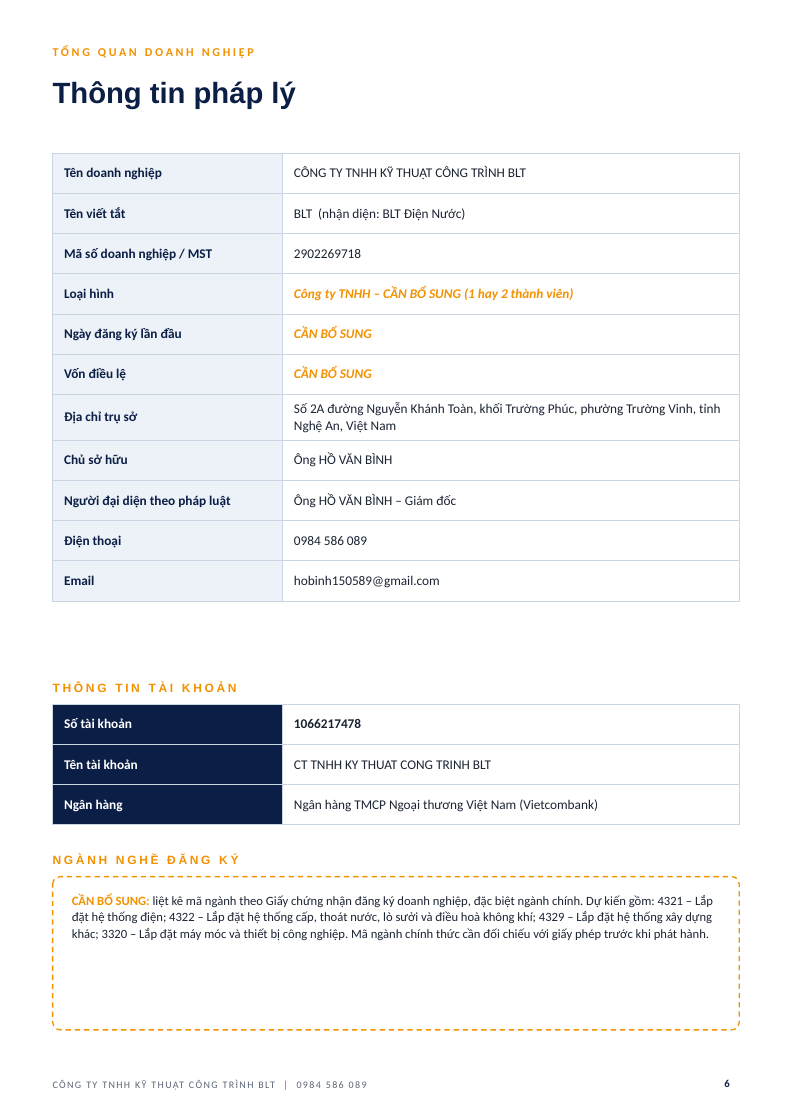
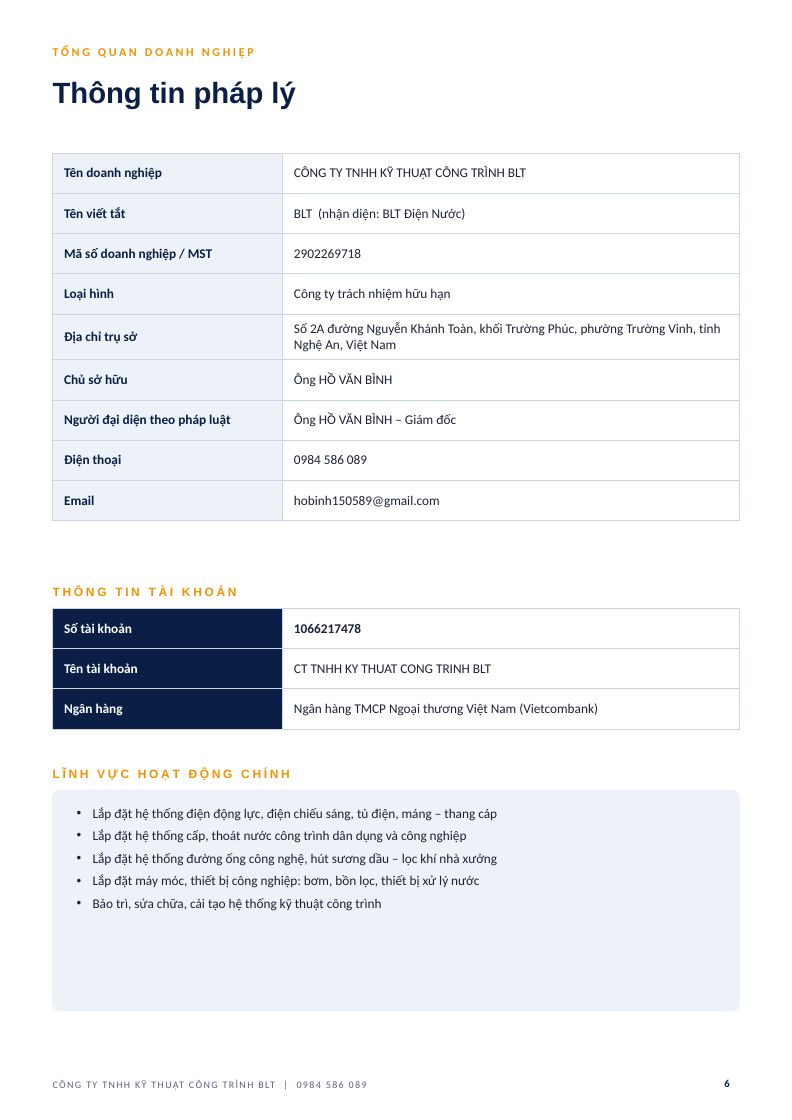
Before and after one commit to haquyenkl2-sys/C-NG-TY-CP-TH-NG-M-I-T-NG-H-P-MINH-PH-T, a slide deck: slide 6 of ho-so-nang-luc-BLT/HO_SO_NANG_LUC_BLT.pptx. Drawn at 792x1120 pixels with LibreOffice and Linux fonts; fonts in the diff are those of the drawing; background and template pictures are left out. Boxes give left, top, right and bottom in pixels: in the first picture for what was removed or moved away, otherwise in the second. Text is boxed around its words. In the diff, an @@ line names an element or a change of style, - is before the commit and + after.

```diff
--- a/ho-so-nang-luc-BLT/HO_SO_NANG_LUC_BLT.pptx
+++ b/ho-so-nang-luc-BLT/HO_SO_NANG_LUC_BLT.pptx
@@ table at (x1=53, y1=153, x2=739, y2=512) @@
-row 4: Loại hình | Công ty TNHH – CẦN BỔ SUNG (1 hay 2 thành viên)
-row 5: Ngày đăng ký lần đầu | CẦN BỔ SUNG
-row 6: Vốn điều lệ | CẦN BỔ SUNG
+row 4: Loại hình | Công ty trách nhiệm hữu hạn
@@ text "THÔNG TIN TÀI KHOẢN" moved from (x1=53, y1=682, x2=237, y2=692) to (x1=53, y1=587, x2=237, y2=596) @@
@@ table moved from (x1=53, y1=704, x2=739, y2=816) to (x1=53, y1=608, x2=739, y2=720) @@
@@ text at (x1=53, y1=769, x2=290, y2=780): text changed @@
-NGÀNH NGHỀ ĐĂNG KÝ
+LĨNH VỰC HOẠT ĐỘNG CHÍNH
@@ rounded rectangle resized from (x1=53, y1=876, x2=739, y2=1030) to (x1=53, y1=790, x2=739, y2=1010) @@
@@ rounded rectangle at (x1=53, y1=790, x2=739, y2=1010): fill #FFFFFF to #EDF2F8; outline #F39200 1 pt dashed to #EDF2F8 1 pt; proportions changed @@
@@ text at (x1=93, y1=807, x2=497, y2=911): text changed; size 9.5 to 10 pt @@
-CẦN BỔ SUNG: liệt kê mã ngành theo Giấy chứng nhận đăng ký doanh nghiệp, đặc biệt ngành chính. Dự kiến gồm: 4321 – Lắp đặt hệ thống điện; 4322 – Lắp đặt hệ thống cấp, thoát nước, lò sưởi và điều hoà không khí; 4329 – Lắp đặt hệ thống xây dựng khác; 3320 – Lắp đặt máy móc và thiết bị công nghiệp. Mã ngành chính thức cần đối chiếu với giấy phép trước khi phát hành.
+• Lắp đặt hệ thống điện động lực, điện chiếu sáng, tủ điện, máng – thang cáp
+• Lắp đặt hệ thống cấp, thoát nước công trình dân dụng và công nghiệp
+• Lắp đặt hệ thống đường ống công nghệ, hút sương dầu – lọc khí nhà xưởng
+• Lắp đặt máy móc, thiết bị công nghiệp: bơm, bồn lọc, thiết bị xử lý nước
+• Bảo trì, sửa chữa, cải tạo hệ thống kỹ thuật công trình
```
Also in this commit, not shown: 11 other slides changed, 1 other file.
